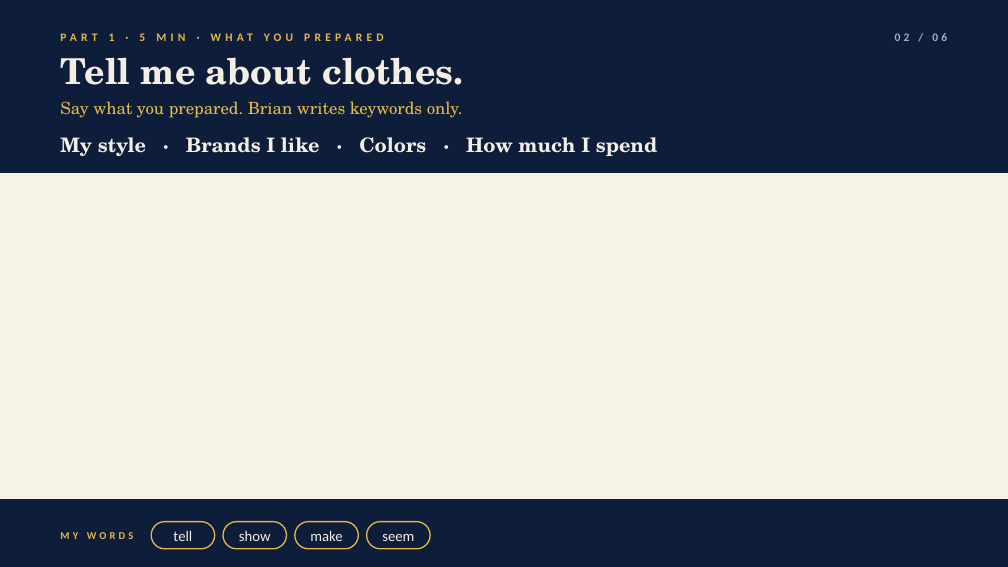
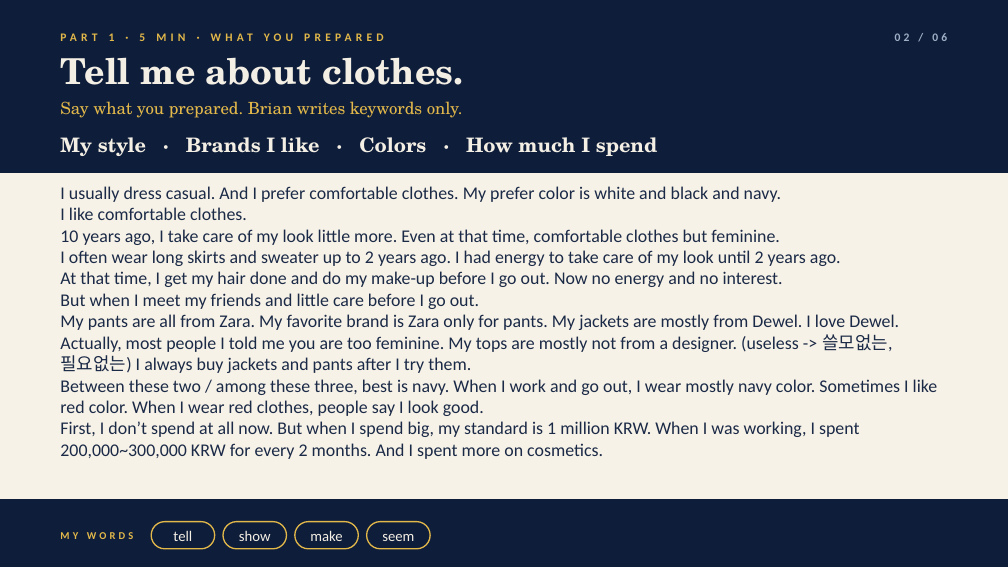
Before and after one commit to briankim-84/dea-m8q3, a slide deck: slide 3 of dahye-h2r9/Dahye_Class27_All_About_Clothes.pptx. Drawn at 1008x567 pixels with LibreOffice and Linux fonts; fonts in the diff are those of the drawing. Boxes give left, top, right and bottom in pixels: in the first picture for what was removed or moved away, otherwise in the second. Text is boxed around its words. In the diff, an @@ line names an element or a change of style, - is before the commit and + after.

```diff
--- a/dahye-h2r9/Dahye_Class27_All_About_Clothes.pptx
+++ b/dahye-h2r9/Dahye_Class27_All_About_Clothes.pptx
@@ text in rectangle at (60, 186, 938, 459): text added @@
+I usually dress casual. And I prefer comfortable clothes. My prefer color is white and black and navy.
+I like comfortable clothes.
+10 years ago, I take care of my look little more. Even at that time, comfortable clothes but feminine.
+I often wear long skirts and sweater up to 2 years ago. I had energy to take care of my look until 2 years ago.
+At that time, I get my hair done and do my make-up before I go out. Now no energy and no interest.
+But when I meet my friends and little care before I go out.
+My pants are all from Zara. My favorite brand is Zara only for pants. My jackets are mostly from Dewel. I love Dewel.
+Actually, most people I told me you are too feminine. My tops are mostly not from a designer. (useless -> 쓸모없는, 필요없는) I always buy jackets and pants after I try them.
+Between these two / among these three, best is navy. When I work and go out, I wear mostly navy color. Sometimes I like red color. When I wear red clothes, people say I look good.
+First, I don’t spend at all now. But when I spend big, my standard is 1 million KRW. When I was working, I spent 200,000~300,000 KRW for every 2 months. And I spent more on cosmetics.
```
Also in this commit, not shown: 14 other files.
